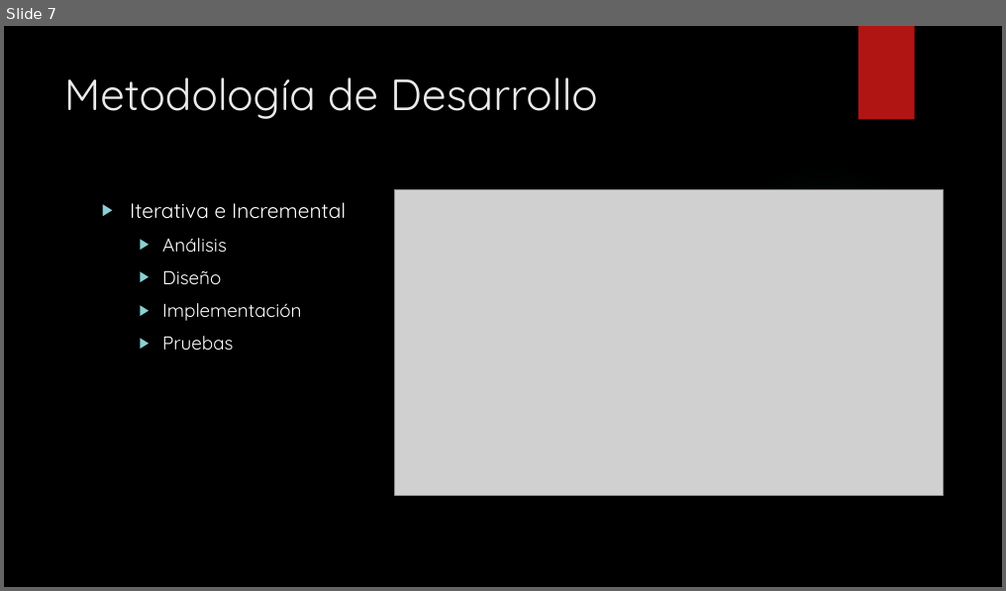
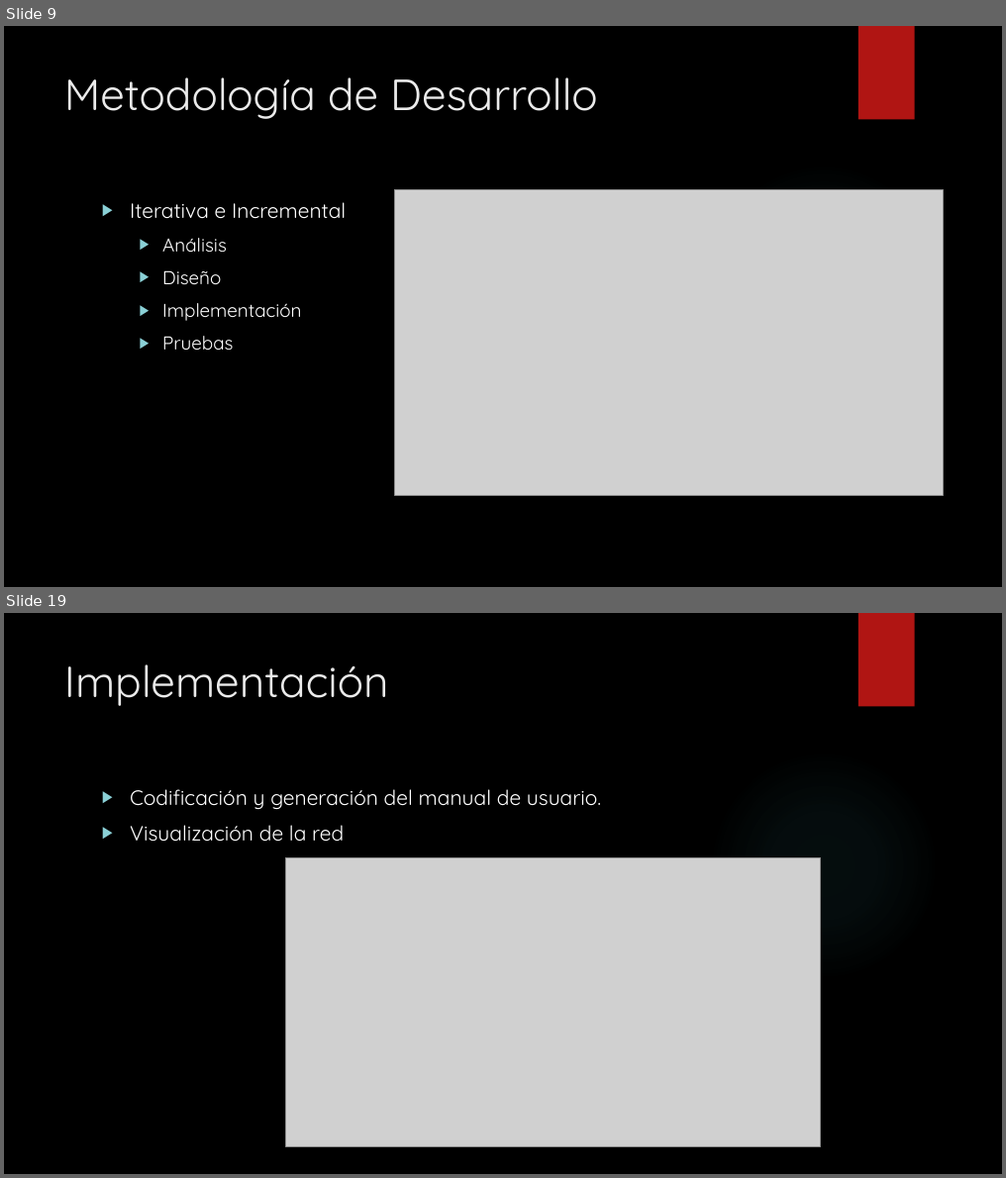
Before and after one commit to gsanhuezafuentes/ProyectoDeMemoria, a slide deck: presentacion/JHawanet.pptx. Shown one above the other, each under a label of ours: slide 7 before the commit, slides 9 and 19 after it; the slides between them are not shown. The pictures are 1006x591 and 1006x1178 pixels, drawn with LibreOffice and Linux fonts; fonts in the diff are those of the drawing; grey boxes stand for pictures; background and template pictures are left out. Boxes give left, top, right and bottom in pixels: in the first picture for what was removed or moved away, otherwise in the second. Text is boxed around its words. In the diff, an @@ line names an element or a change of style, - is before the commit and + after.

```diff
--- a/presentacion/JHawanet.pptx
+++ b/presentacion/JHawanet.pptx
@@ slide 19 added at (4, 613, 1002, 1174), background picture (left out); not listed: 2 template elements that a slide beside it also shows @@
@@ title added at (64, 664, 389, 706), 42 pt, text #EBEBEB @@
+Implementación
@@ text added at (130, 789, 601, 842), 20 pt, text #FFFFFF @@
+▶ Codificación y generación del manual de usuario.
+▶ Visualización de la red
@@ picture added at (286, 858, 821, 1148) @@
@@ what was slide 7 is now slide 9 @@
```
Also in this commit, not shown: 6 slides changed, 30 other slides added, 36 other files.
